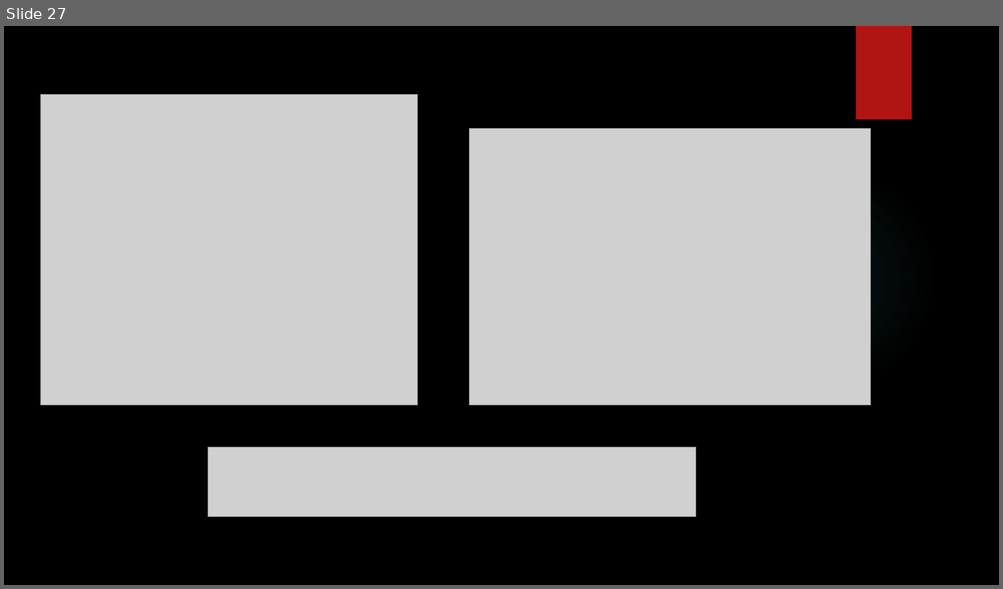
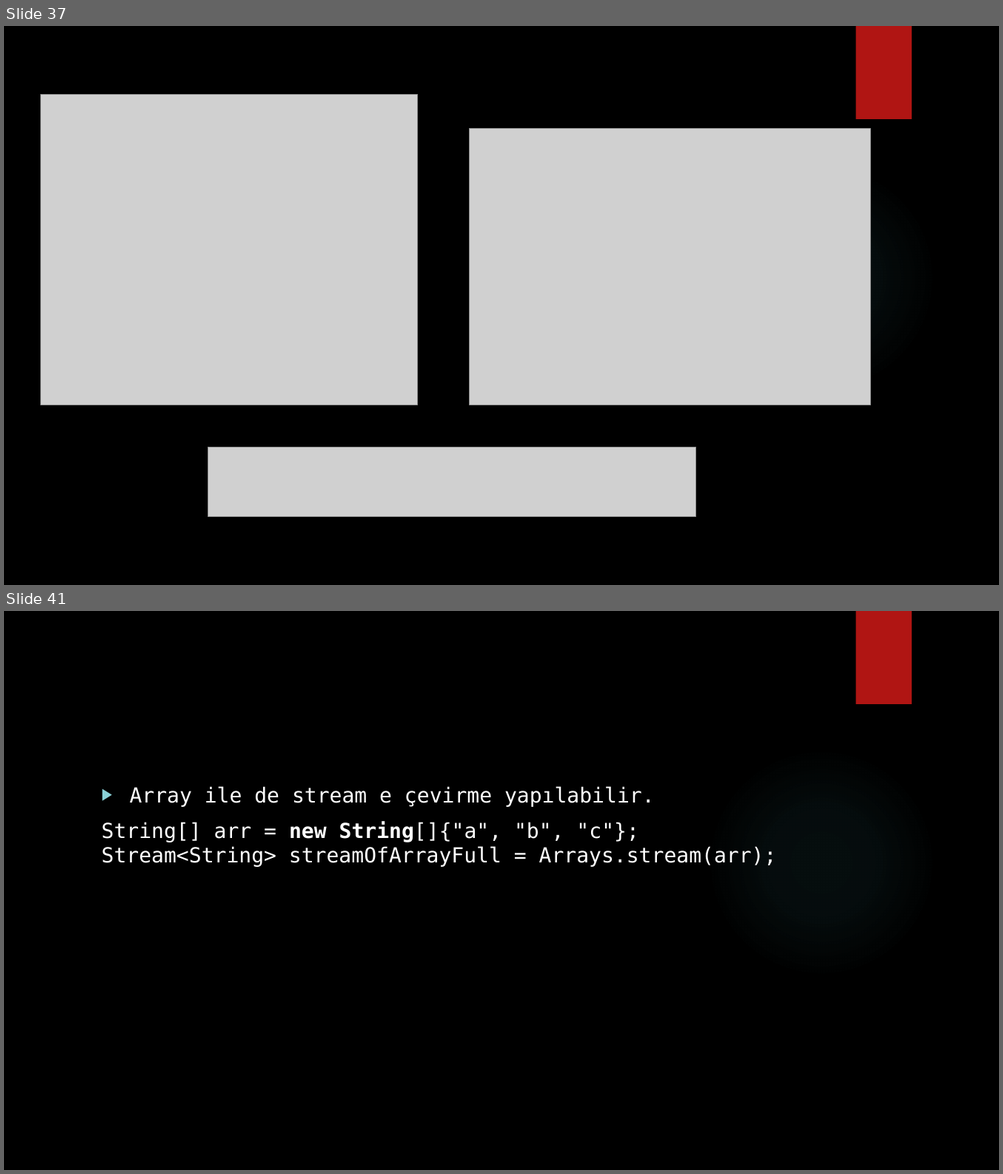
Before and after one commit to burakduman-bilgeadam/sunum, a slide deck: collection/Collections.pptx. Shown one above the other, each under a label of ours: slide 27 before the commit, slides 37 and 41 after it; the slides between them are not shown. The pictures are 1003x589 and 1003x1174 pixels, drawn with LibreOffice and Linux fonts; fonts in the diff are those of the drawing; grey boxes stand for pictures; background and template pictures are left out. Boxes give left, top, right and bottom in pixels: in the first picture for what was removed or moved away, otherwise in the second. Text is boxed around its words. In the diff, an @@ line names an element or a change of style, - is before the commit and + after.

```diff
--- a/collection/Collections.pptx
+++ b/collection/Collections.pptx
@@ slide 41 added at [4,611,999,1170], background picture (left out); not listed: 2 template elements that a slide beside it also shows @@
@@ text added at [102,786,777,867], 20 pt, text #FFFFFF @@
+▶ Array ile de stream e çevirme yapılabilir.
+String[] arr = new String[]{"a", "b", "c"}; Stream<String> streamOfArrayFull = Arrays.stream(arr);
@@ what was slide 27 is now slide 37 @@
```
Also in this commit, not shown: 26 other slides added.
